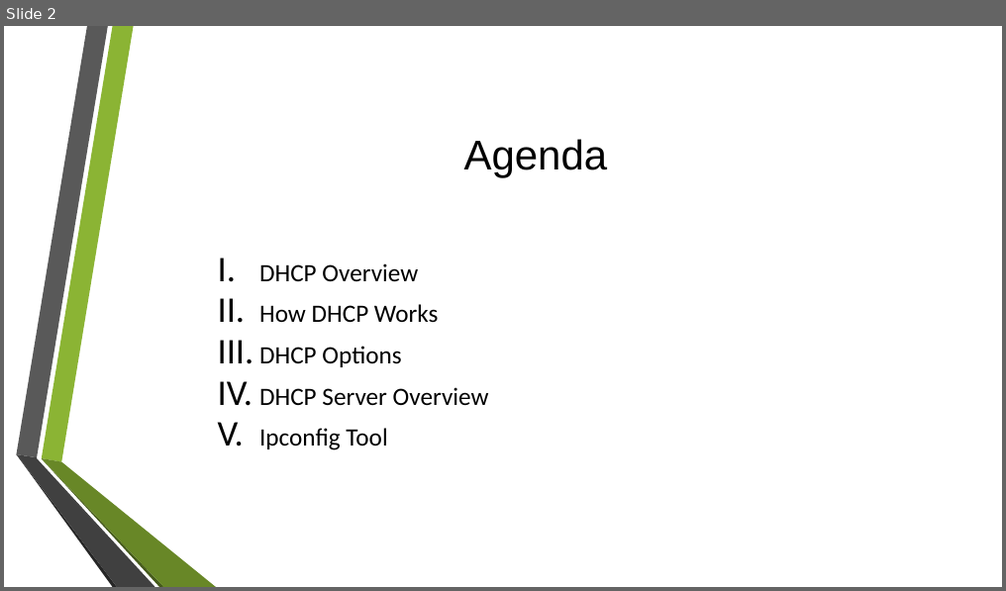
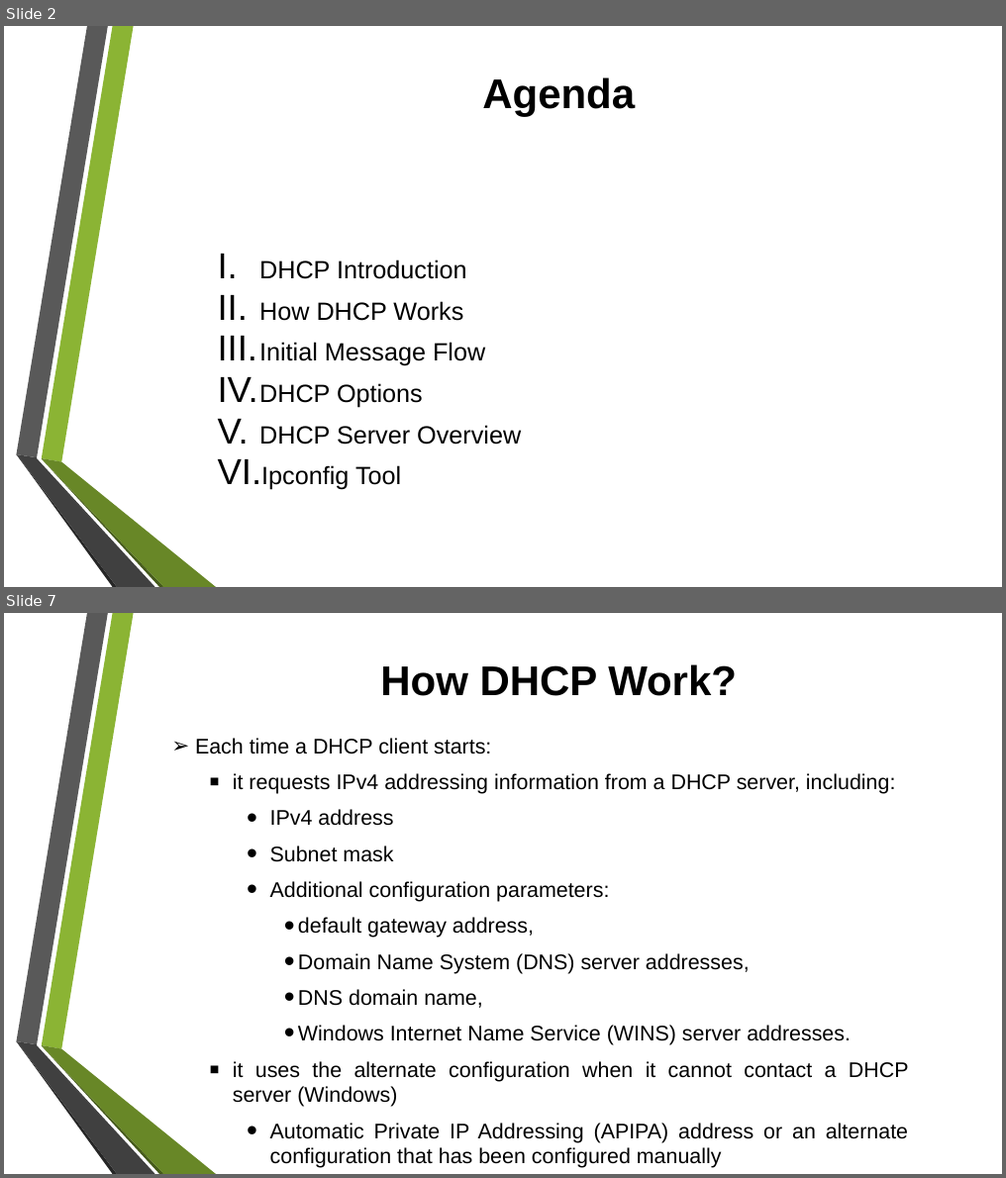
Before and after one commit to tiendatdk3493/Tai_Lieu, a slide deck: Dynamic Host Configuration Protocol (DHCP) Overview.pptx. Shown one above the other, each under a label of ours: slide 2 before the commit, slides 2 and 7 after it; the slides between them are not shown. The pictures are 1006x591 and 1006x1178 pixels, drawn with LibreOffice and Linux fonts; fonts in the diff are those of the drawing; background and template pictures are left out. Boxes give left, top, right and bottom in pixels: in the first picture for what was removed or moved away, otherwise in the second. Text is boxed around its words. In the diff, an @@ line names an element or a change of style, - is before the commit and + after.

Commit message:
DHCP

```diff
--- a/Dynamic Host Configuration Protocol (DHCP) Overview.pptx
+++ b/Dynamic Host Configuration Protocol (DHCP) Overview.pptx
@@ slide 7 added at (x1=4, y1=613, x2=1002, y2=1174), background picture (left out); not listed: 6 template elements that a slide beside it also shows @@
@@ title added at (x1=380, y1=664, x2=737, y2=696), 40 pt, text #000000, bold @@
+How DHCP Work?
@@ text added at (x1=195, y1=738, x2=909, y2=1168), 20.4 pt, text #000000 @@
+➢ Each time a DHCP client starts:
+  ▪ it requests IPv4 addressing information from a DHCP server, including:
+    • IPv4 address
+    • Subnet mask
+    • Additional configuration parameters:
+      • default gateway address,
+      • Domain Name System (DNS) server addresses,
+      • DNS domain name,
+      • Windows Internet Name Service (WINS) server addresses.
+  ▪ it uses the alternate configuration when it cannot contact a DHCP server (Windows)
+    • Automatic Private IP Addressing (APIPA) address or an alternate configuration that has been configured manually
@@ slide 2 changed as well @@
@@ title "Agenda" moved from (x1=464, y1=139, x2=608, y2=178) to (x1=482, y1=77, x2=635, y2=116) @@
@@ title "Agenda" at (x1=482, y1=77, x2=635, y2=116): bold on @@
@@ text at (x1=259, y1=260, x2=467, y2=279): text changed; font Calibri to Arial @@
-I. DHCP Overview
+I. DHCP Introduction
@@ text at (x1=259, y1=301, x2=521, y2=490): font Calibri to Arial in "How DHCP Works", "DHCP Options", "DHCP Server Overview", "Ipconfig Tool" @@
@@ text at (x1=259, y1=342, x2=485, y2=367): paragraph added @@
+III. Initial Message Flow
```
Also in this commit, not shown: 1 other slide changed, 16 other slides added, 5 other files.
